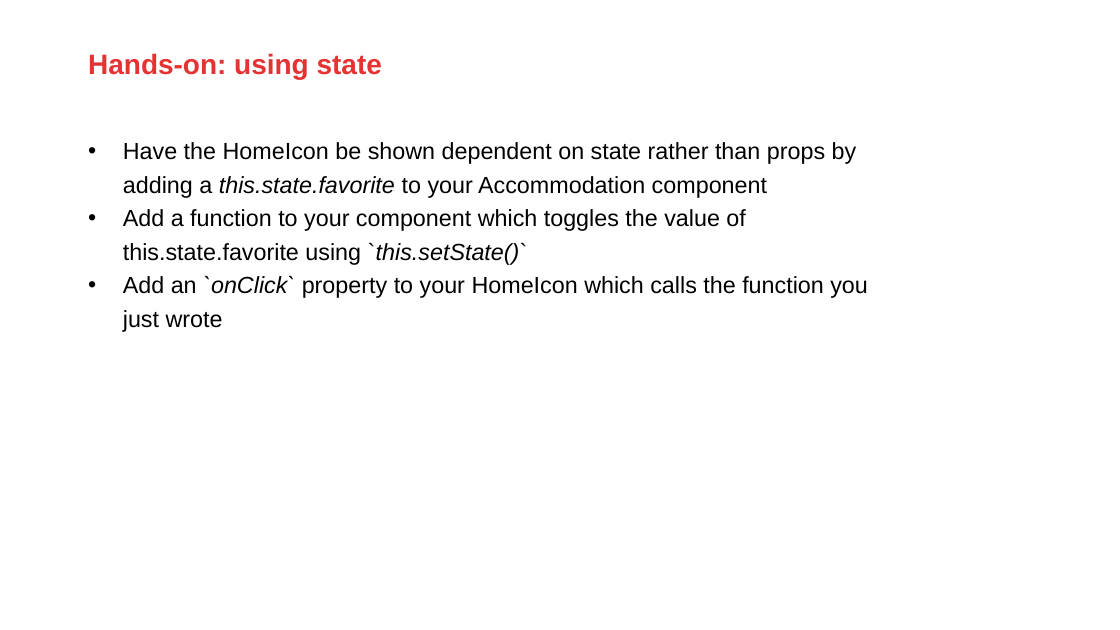
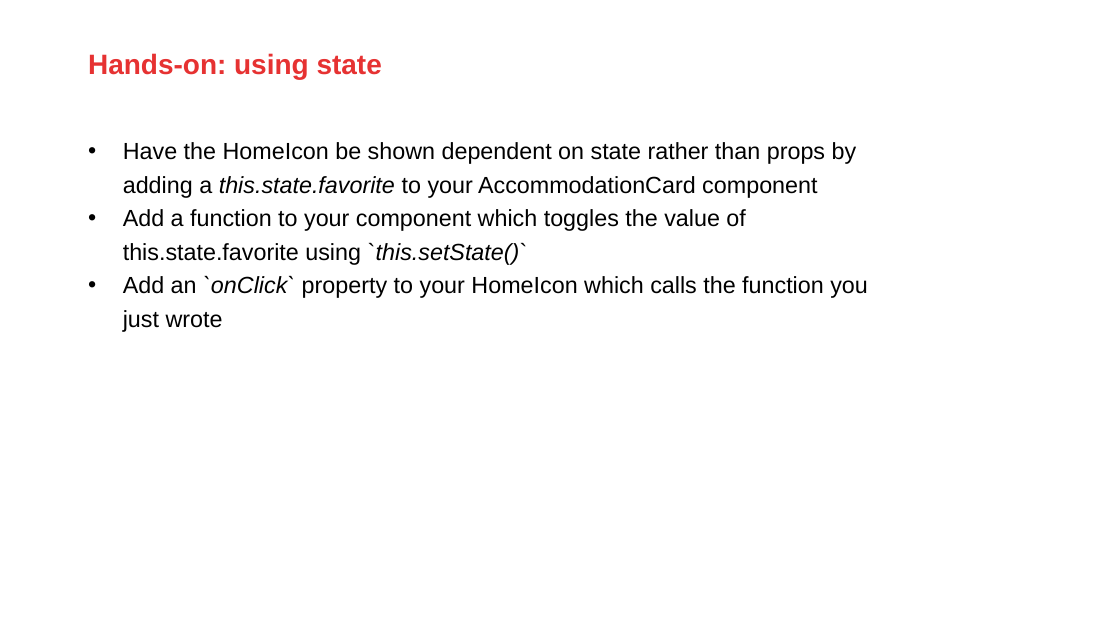
Before and after one commit to AMIS-Services/react-series, a slide deck: slide 15 of sig1/slides/SIG react 1.pptx. Drawn at 1120x630 pixels with LibreOffice and Linux fonts; fonts in the diff are those of the drawing; background and template pictures are left out. Boxes give left, top, right and bottom in pixels: in the first picture for what was removed or moved away, otherwise in the second. Text is boxed around its words. In the diff, an @@ line names an element or a change of style, - is before the commit and + after.

```diff
--- a/sig1/slides/SIG react 1.pptx
+++ b/sig1/slides/SIG react 1.pptx
@@ text at (x1=123, y1=142, x2=857, y2=198): text changed @@
-• Have the HomeIcon be shown dependent on state rather than props by adding a this.state.favorite to your Accommodation component
+• Have the HomeIcon be shown dependent on state rather than props by adding a this.state.favorite to your AccommodationCard component
```
Also in this commit, not shown: 4 other files.
